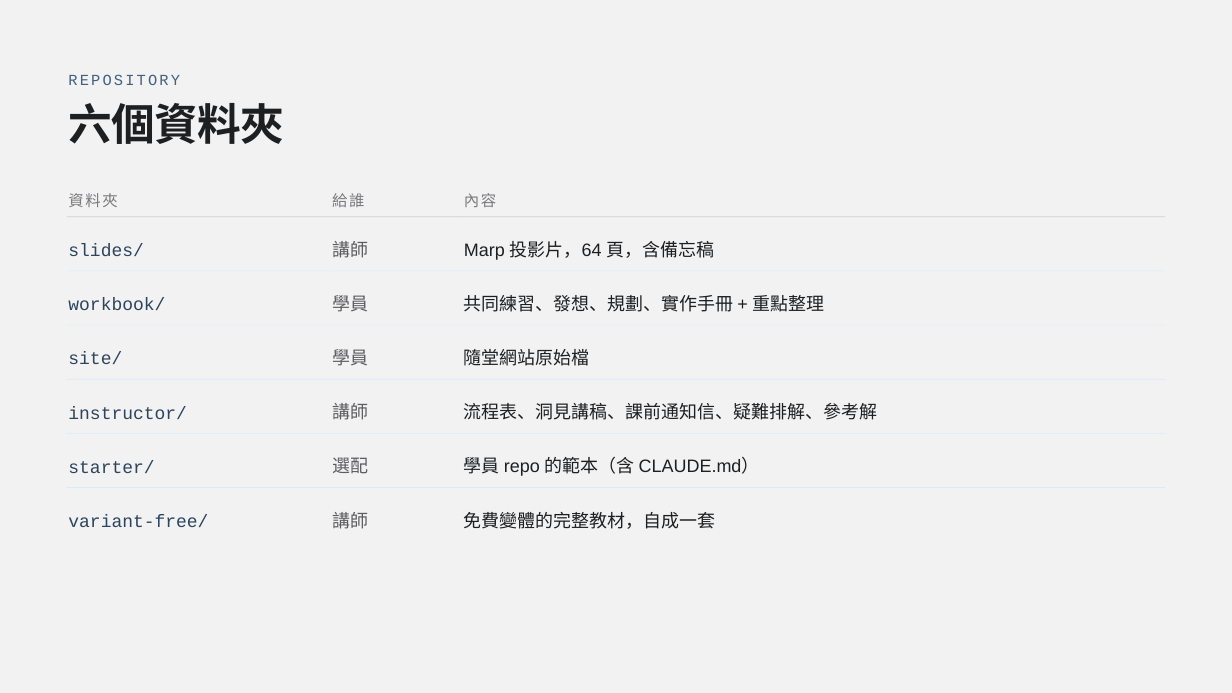
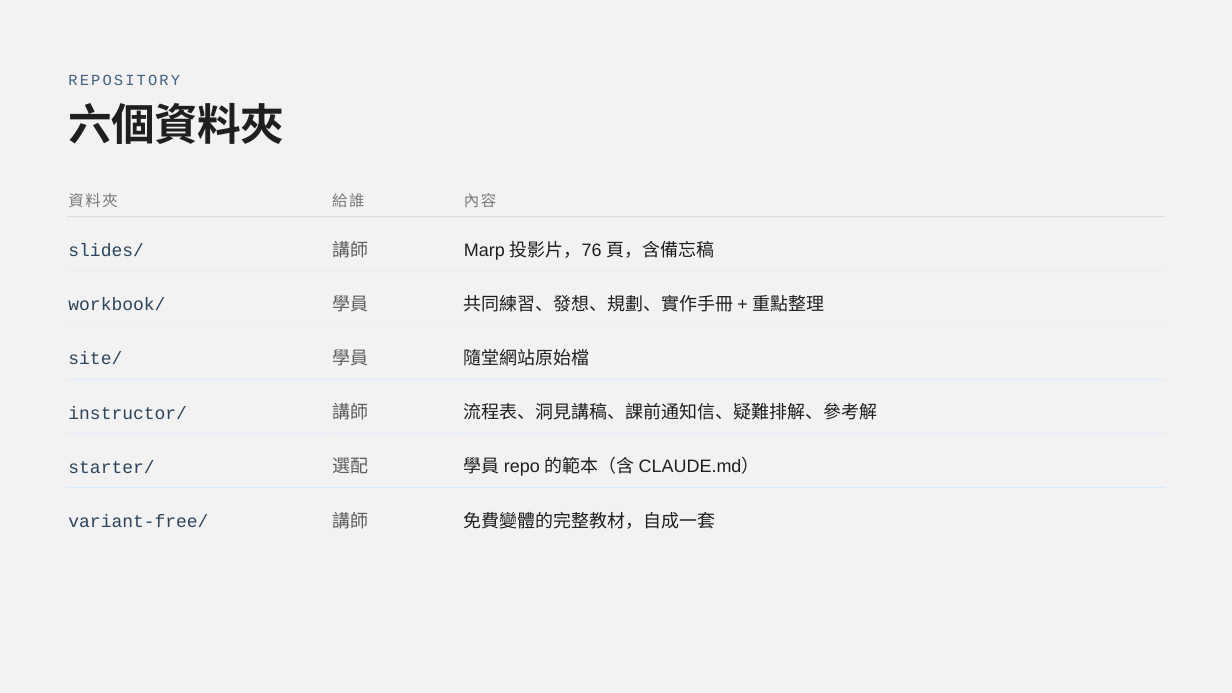
Before and after one commit to htchen/LLM2Life, a slide deck: slide 16 of instructor/LLM2Life_slide_deck.pptx. Drawn at 1232x693 pixels with LibreOffice and Linux fonts; fonts in the diff are those of the drawing. Boxes give left, top, right and bottom in pixels: in the first picture for what was removed or moved away, otherwise in the second. Text is boxed around its words. In the diff, an @@ line names an element or a change of style, - is before the commit and + after.

```diff
--- a/instructor/LLM2Life_slide_deck.pptx
+++ b/instructor/LLM2Life_slide_deck.pptx
@@ text at (x1=464, y1=241, x2=715, y2=260): text changed @@
-Marp 投影片，64 頁，含備忘稿
+Marp 投影片，76 頁，含備忘稿
```
Also in this commit, not shown: 2 other slides changed.
